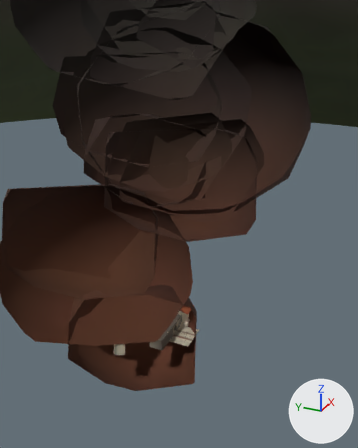
An edit to the glTF model public/assets/pompeii-kit-far.glb, drawn before and after from the same camera.
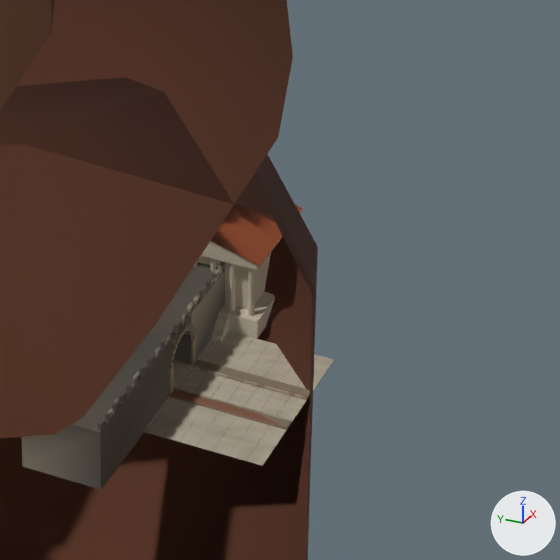
There are two pictures of each version: one from a 50 mm lens placed at (-328.0, -163.0, 271.0), pointed at (49.0, 6.0, 82.0), one close up on the part from 41% to 66% of the width and 61% to 81% of the height. Arrows for +X, +Y and +Z are at lower right; the lights stay in place. The older version's two pictures come first. Everything nearer to the camera than a plane just in front of the edit is cut away. Where no turn or scale is listed for an object, it has been applied to the vertices.

The older version as bpy lines, for what is in view:
```python
me_mesh_38 = bpy.data.meshes.new('Mesh_38')
me_mesh_38.from_pydata(...)  # 14344 vertices, 27288 faces; spans x -1815.0..1815.0, y -1621.0..1621.0, z -1371.0..1371.0
me_mesh_38.materials.append(mat_cloth)
me_mesh_44 = bpy.data.meshes.new('Mesh_44')
me_mesh_44.from_pydata(...)  # 32 vertices, 48 faces; spans x -8.0..8.0, y -9.3..9.3, z -1.3..1.3
me_mesh_44.materials.append(mat_terracotta)
me_mesh_45 = bpy.data.meshes.new('Mesh_45')
me_mesh_45.from_pydata(...)  # 16 vertices, 28 faces; spans x -6.0..6.0, y -7.0..7.0, z -4.3..4.3
me_mesh_45.materials.append(mat_plaster)
ob_eruptioncolumn_cloth = bpy.data.objects.new('EruptionColumn_cloth', me_mesh_38)
ob_eruptioncolumn_cloth.location = (-80.4, -86.9, 1333.9)
ob_forum_temple_plaster = bpy.data.objects.new('Forum_Temple_plaster', me_mesh_45)
ob_forum_temple_plaster.location = (21.0, -9.0, 7.3)
ob_forum_temple_terracotta = bpy.data.objects.new('Forum_Temple_terracotta', me_mesh_44)
ob_forum_temple_terracotta.location = (21.0, -9.0, 13.9)
# also in view: 'Forum_Temple_stone' at (20.0, -9.0, 8.0); 'Porta_Stabia_stone' at (0.0, -6.0, 5.0); 'Kerbs_30m_stone' at (0.0, -15.0, 0.0); 'Forum_Paving_30m_stone' at (0.0, -15.0, 0.0)
```
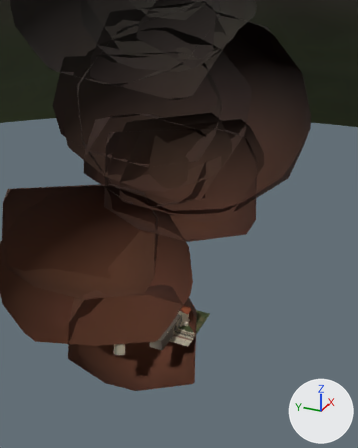
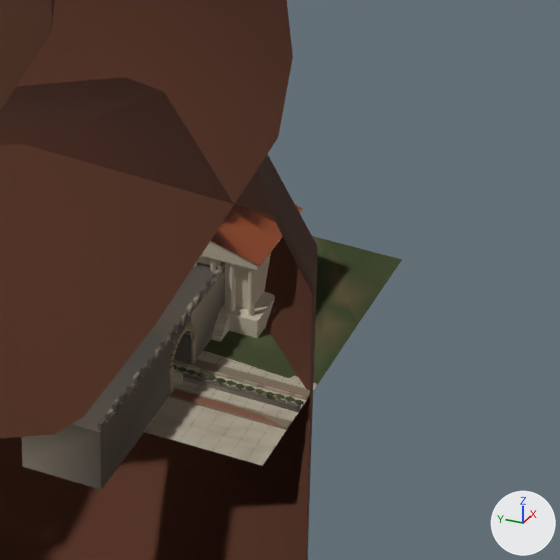
Boxes [x1, y1, x2, y2] around the edits, measured in the close-ups (560 x 560 px):
'Country_Ground_30m_plaster', added
    after: [197, 236, 402, 400]
'Field_Wall_30m_stone', added (brown)
    after: [183, 372, 300, 412]
'Vine_Row_30m_plaster', added
    after: [173, 364, 304, 405]
'Vine_Row_30m_wood', added
    after: [178, 367, 295, 405]

The change in detail:
Mesh me_mesh_72 is new.
It has 24 vertices, 44 faces and spans x -0.3..0.3, y -15.0..15.0, z -0.5..0.5.
It uses material mat_stone.
Mesh me_mesh_70 is new.
It has 240 vertices, 400 faces and spans x -0.5..0.5, y -14.9..14.9, z -0.3..0.3.
It uses material mat_plaster.
Mesh me_mesh_69 is new.
It has 248 vertices, 412 faces and spans x 0.0, y -15.0..15.0, z -1.0..1.0.
It uses material mat_wood.
Mesh me_mesh_61 is new.
It has 90 vertices, 150 faces and spans x -18.6..18.6, y -15.0..15.0, z -0.1..0.1.
It uses material mat_plaster.
Object 'Field_Wall_30m_stone' (ob_field_wall_30m_stone) is new; it shows me_mesh_72.
Its location is (0.0, -15.0, 0.4).
Object 'Vine_Row_30m_plaster' (ob_vine_row_30m_plaster) is new; it shows me_mesh_70.
Its location is (0.0, -15.8, 1.5).
Object 'Vine_Row_30m_wood' (ob_vine_row_30m_wood) is new; it shows me_mesh_69.
Its location is (0.0, -15.0, 0.9).
Object 'Country_Ground_30m_plaster' (ob_country_ground_30m_plaster) is new; it shows me_mesh_61.
Its location is (21.4, -15.0, 0.1).
